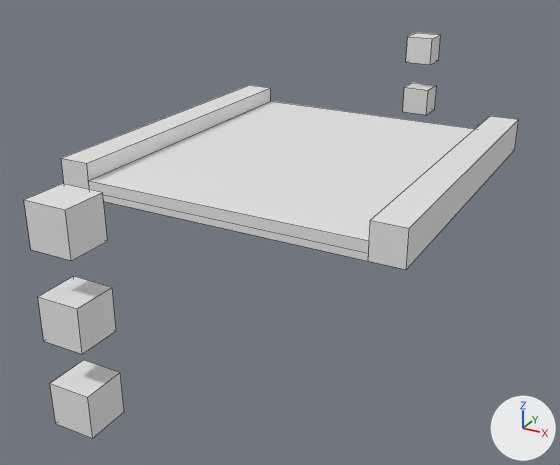
Before and after pictures for a commit that changed the Blender file static/block/extension/1.blend.
Both versions are drawn from a 50 mm lens placed at (4.99, -9.93, 3.83), pointed at (-0.18, -0.53, -0.87). Every picture has the same lights, and +X, +Y and +Z are marked at lower right. Mesh edges are drawn as thin lines.

Script lines for the objects in view, before the commit:
```python
ob_cap = bpy.data.objects.new('cap', me_plane_001)
ob_cap.location = (0.0, 0.0, 0.0)
ob_slab = bpy.data.objects.new('slab', me_courseslab_002)
ob_slab.location = (0.0, 0.0, 0.0)
ob_slot = bpy.data.objects.new('slot', me_cube)
ob_slot.location = (0.0, 5.0, 0.0)
ob_slot_001 = bpy.data.objects.new('slot.001', me_cube_001)
ob_slot_001.location = (0.0, -5.0, 1.0)
ob_slot_002 = bpy.data.objects.new('slot.002', me_cube_002)
ob_slot_002.location = (0.0, -5.0, 0.0)
ob_slot_003 = bpy.data.objects.new('slot.003', me_cube_003)
ob_slot_003.location = (0.0, -5.0, -1.0)
ob_slot_004 = bpy.data.objects.new('slot.004', me_cube_004)
ob_slot_004.location = (0.0, 5.0, 1.0)
ob_wall = bpy.data.objects.new('wall', me_plane_079)
ob_wall.location = (0.0, 0.0, 0.0)
ob_wall_001 = bpy.data.objects.new('wall.001', me_plane_080)
ob_wall_001.location = (0.0, 0.0, 0.0)
# me_plane_080
# before: 0 (2.05, -2.5, 0.0) at pixel (368, 261), 1 (2.5, -2.5, 0.0) at pixel (406, 269), 2 (2.05, 2.5, 0.0), 3 (2.5, 2.5, 0.0) at pixel (514, 149), 4 (2.05, -2.5, 0.5) at pixel (370, 220)
# before: 5 (2.5, -2.5, 0.5) at pixel (409, 228), 6 (2.05, 2.5, 0.5) at pixel (490, 115), 7 (2.5, 2.5, 0.5) at pixel (518, 119)
```
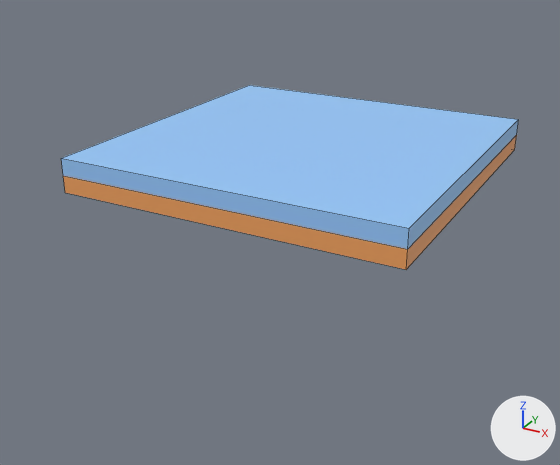
The change, as a list of edits to the scene's bpy script:
```text
Change me_plane_079:
    remove me_plane_079.from_pydata(...)  # 8 vertices, 4 faces; spans x -2.5..-2.05, y -2.5..2.5, z 0.0..0.5
    add me_plane_079.from_pydata(...)  # 8 vertices, 6 faces; spans x -2.5..2.5, y -2.5..2.5, z 0.0..0.25
    me_plane_079 part 6
    4 vertices are removed from x -2.5..-2.05, y -2.5..2.5, z 0.5
    4 faces are deleted
    2 vertices move from x -2.05, y -2.5..2.5, z 0.0 to x -2.5, y -2.5..2.5, z 0.25
    4 vertices are added at (2.5, -2.5, 0.0), (2.5, -2.5, 0.25), (2.5, 2.5, 0.0), (2.5, 2.5, 0.25)
    6 new faces join them
    add me_plane_079.materials.append(mat_wall)  # orange #f4a460
Change me_plane_080:
    where me_plane_080.from_pydata(...)  # 8 vertices, 4 faces; spans x 2.05..2.5, y -2.5..2.5, z 0.0..0.5
    verts and faces of me_plane_080; kept vertices keep their numbers, new ones are numbered from 8
    me_plane_080 part 7
    add delete_vertices([*range(0, 8)])  # with the faces that use them
    add me_plane_080.materials.append(mat_wall)  # orange #f4a460
Change me_cube:
    where me_cube.from_pydata(...)  # 8 vertices, 6 faces; spans x -0.25..0.25, y -0.25..0.25, z -0.25..0.25
    me_cube part 1: the whole mesh is scaled about its middle by 0.5, then moved by (0.0, 0.0, 0.125)
    add me_cube.materials.append(mat_slot)  # yellow #e7b700
Change me_cube_001:
    where me_cube_001.from_pydata(...)  # 8 vertices, 6 faces; spans x -0.25..0.25, y -0.25..0.25, z -0.25..0.25
    me_cube_001 part 2: the whole mesh is scaled about its middle by 0.5, then moved by (0.0, 0.0, 0.125)
    add me_cube_001.materials.append(mat_slot)  # yellow #e7b700
Change me_cube_002:
    where me_cube_002.from_pydata(...)  # 8 vertices, 6 faces; spans x -0.25..0.25, y -0.25..0.25, z -0.25..0.25
    me_cube_002 part 3: the whole mesh is scaled about its middle by 0.5, then moved by (0.0, 0.0, 0.125)
    add me_cube_002.materials.append(mat_slot)  # yellow #e7b700
Change me_cube_003:
    where me_cube_003.from_pydata(...)  # 8 vertices, 6 faces; spans x -0.25..0.25, y -0.25..0.25, z -0.25..0.25
    me_cube_003 part 4: the whole mesh is scaled about its middle by 0.5, then moved by (0.0, 0.0, 0.125)
    add me_cube_003.materials.append(mat_slot)  # yellow #e7b700
Change me_cube_004:
    where me_cube_004.from_pydata(...)  # 8 vertices, 6 faces; spans x -0.25..0.25, y -0.25..0.25, z -0.25..0.25
    me_cube_004 part 5: the whole mesh is scaled about its middle by 0.5, then moved by (0.0, 0.0, 0.125)
    add me_cube_004.materials.append(mat_slot)  # yellow #e7b700
Remove ob_slab:
    ob_slab = bpy.data.objects.new('slab', me_courseslab_002)
Change ob_wall_001:
    ob_wall_001.location: (0.0, 0.0, 0.0) -> (2.5, -2.5, 0.0)
    add ob_wall_001.hide_render = True
Remove ob_cap:
    ob_cap = bpy.data.objects.new('cap', me_plane_001)
Change ob_slot:
    add ob_slot.hide_set(True)  # its collection is switched off
Change ob_slot_001:
    ob_slot_001.location: (0.0, -5.0, 1.0) -> (0.0, 5.0, 1.0)
    add ob_slot_001.hide_set(True)  # its collection is switched off
Change ob_slot_002:
    ob_slot_002.location: (0.0, -5.0, 0.0) -> (0.0, 5.0, -1.0)
    add ob_slot_002.hide_set(True)  # its collection is switched off
Change ob_slot_003:
    ob_slot_003.location: (0.0, -5.0, -1.0) -> (2.75, 5.0, 0.0)
    add ob_slot_003.hide_set(True)  # its collection is switched off
Change ob_slot_004:
    ob_slot_004.location: (0.0, 5.0, 1.0) -> (2.75, 5.0, 1.0)
    add ob_slot_004.hide_set(True)  # its collection is switched off
Add ob_floor:
    ob_floor = bpy.data.objects.new('floor', me_cube_001_1)  # a box spanning x -2.5..2.5, y -2.5..2.5, z 0.25..0.5; in mat_floor (blue #99ccff)
    ob_floor.location = (0.0, 0.0, 0.0)
```

Location of each change, [x1, y1, x2, y2] in pixels of the pictures (560 x 465 px):
'floor', added (blue): after [61, 85, 519, 249]
'slab', deleted: before [89, 101, 475, 241]
'wall', reshaped: before [63, 85, 271, 181]; after [63, 135, 517, 270]
'wall.001', hidden: before [371, 116, 519, 270]
'cap', deleted: before [61, 158, 409, 270]
'slot.001', hidden: before [24, 183, 107, 261]
'slot.002', hidden: before [38, 276, 116, 354]
'slot.003', hidden: before [50, 360, 124, 439]
'slot.004', hidden: before [406, 33, 441, 65]
'slot', hidden: before [403, 82, 436, 115]
